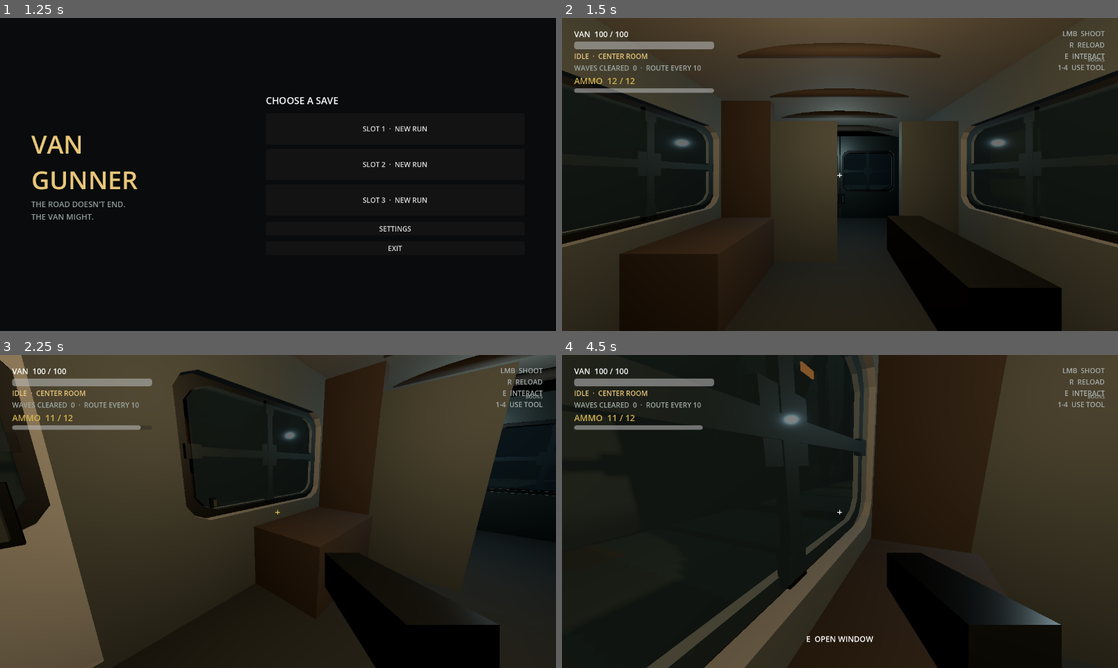
Above: before the commit, frames 1-4 (two rows, left to right).
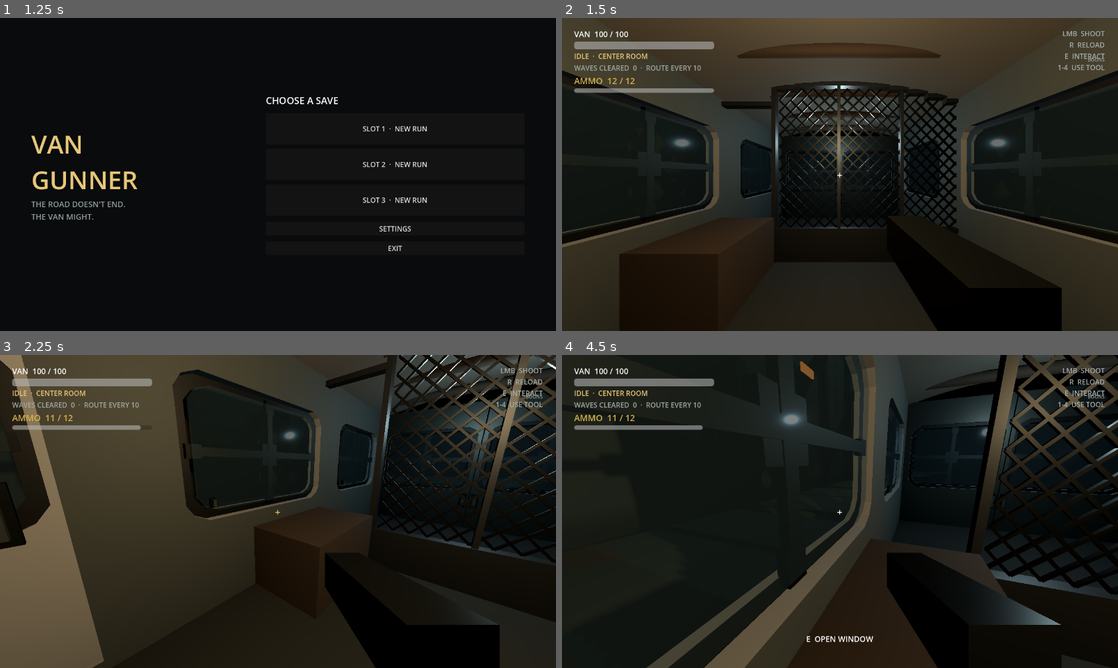
Above: after the commit, the same moments.

Repository: SebastianFreitas/van-gunner
Game: Godot game, scene res://scenes/boot/boot.tscn
The game is run twice, just before and just after one commit, with the same random seed, the same clock (stepped at 60 frames per second) and the same inputs.
Inputs (mouse positions are in pixels of both pictures, inside the frame that each line leads up to):
- Up to frame 1 (1.25 s): tap Enter at 0.5 s; move the mouse to (400, 158) at 0.52 s; hold D (move_right) from 0.53 s (still down); hold E (interact) from 0.53 s (still down)
- Up to frame 2 (1.5 s): release D (move_right) at 1.25 s; release E (interact) at 1.25 s; click "SLOT 1 · NEW RUN" at 1.25 s
- Up to frame 3 (2.25 s): tap Space at 2 s; move the mouse to (250, 511) at 2.02 s; hold W (move_forward) from 2.03 s (still down); click (250, 511) at 2.1 s
- Up to frame 4 (4.5 s): keep holding W (move_forward); move the mouse to (851, 505) at 2.77 s; hold 1 (use_slot_1) 2.78-3.53 s; move the mouse to (834, 517) at 3.52 s; tap 2 (use_slot_2) at 3.6 s; tap Enter at 4.25 s; move the mouse to (878, 514) at 4.27 s; hold 3 (use_slot_3) from 4.28 s (still down)

Frame 1 is identical in both runs. In frame 2, 13% of the frame differs, in the area x 28-72%, y 20-78%; in frame 3, 17%; in frame 4, 28%, in the area x 55-100%, y 0-100%.

Commit message:
Replace the broken mid/rear divider with a metal mesh cargo bulkhead.
Co-authored-by: Cursor <cursoragent@cursor.com>

Diff:
--- a/scenes/van/van.tscn
+++ b/scenes/van/van.tscn
@@ -23,6 +23,7 @@
 [ext_resource type="Script" path="res://scripts/run/van_lighting.gd" id="21"]
 [ext_resource type="PackedScene" path="res://scenes/van/iron_cross.tscn" id="22"]
 [ext_resource type="PackedScene" path="res://scenes/van/van_ceiling.tscn" id="25"]
+[ext_resource type="PackedScene" path="res://scenes/van/van_bulkhead.tscn" id="26"]
 
 [sub_resource type="Environment" id="IndustrialEnvironment"]
 background_mode = 1
@@ -152,12 +153,6 @@
 [sub_resource type="BoxShape3D" id="DoorShape"]
 size = Vector3(1.55, 2.637622, 0.22)
 
-[sub_resource type="BoxMesh" id="PartitionMesh"]
-size = Vector3(1.25, 2.65, 0.16)
-
-[sub_resource type="BoxShape3D" id="PartitionShape"]
-size = Vector3(1.25, 2.65, 0.16)
-
 [sub_resource type="StandardMaterial3D" id="TableMaterial"]
 albedo_color = Color(0.18, 0.13, 0.085, 1)
 roughness = 0.85
@@ -171,18 +166,6 @@
 
 [sub_resource type="BoxShape3D" id="RoomZoneShape"]
 size = Vector3(4.4, 2.6, 1)
-
-[sub_resource type="BoxMesh" id="BoxMesh_5i4qf"]
-size = Vector3(1.0635986, 1, 1)
-
-[sub_resource type="BoxShape3D" id="BoxShape3D_rerjn"]
-size = Vector3(1.1066895, 3.0576782, 0.2064209)
-
-[sub_resource type="BoxMesh" id="BoxMesh_1xds0"]
-size = Vector3(4.5271606, 1.1010742, 1)
-
-[sub_resource type="BoxShape3D" id="BoxShape3D_fn8fd"]
-size = Vector3(4.522949, 0.7055664, 0.12841797)
 
 [node name="Van" type="Node3D" unique_id=843789011]
 script = ExtResource("1")
@@ -1058,25 +1041,7 @@
 transform = Transform3D(1, 0, 0, 0, 1, 0, 0, 0, 1, 0, 0.11881101, 0)
 shape = SubResource("DoorShape")
 
-[node name="RoomDivider" type="StaticBody3D" parent="TravelPath/VanFollow/VanRig/Interior" unique_id=2084282824]
-
-[node name="LeftPanel" type="MeshInstance3D" parent="TravelPath/VanFollow/VanRig/Interior/RoomDivider" unique_id=1600961237]
-transform = Transform3D(1, 0, 0, 0, 1, 0, 0, 0, 1, -1.78, 1.325, 1)
-material_override = SubResource("WallMaterial")
-mesh = SubResource("PartitionMesh")
-
-[node name="LeftCollision" type="CollisionShape3D" parent="TravelPath/VanFollow/VanRig/Interior/RoomDivider" unique_id=1032677916]
-transform = Transform3D(1, 0, 0, 0, 1, 0, 0, 0, 1, -1.78, 1.325, 1)
-shape = SubResource("PartitionShape")
-
-[node name="RightPanel" type="MeshInstance3D" parent="TravelPath/VanFollow/VanRig/Interior/RoomDivider" unique_id=1992595059]
-transform = Transform3D(1, 0, 0, 0, 1, 0, 0, 0, 1, 0.6762023, 1.325, 1)
-material_override = SubResource("WallMaterial")
-mesh = SubResource("PartitionMesh")
-
-[node name="RightCollision" type="CollisionShape3D" parent="TravelPath/VanFollow/VanRig/Interior/RoomDivider" unique_id=1910965099]
-transform = Transform3D(1, 0, 0, 0, 1, 0, 0, 0, 1, 0.6762023, 1.325, 1)
-shape = SubResource("PartitionShape")
+[node name="Bulkhead" parent="TravelPath/VanFollow/VanRig/Interior" instance=ExtResource("26")]
 
 [node name="Props" type="Node3D" parent="TravelPath/VanFollow/VanRig/Interior" unique_id=1487223170]
 
@@ -1116,19 +1081,6 @@
 [node name="Collision" type="CollisionShape3D" parent="TravelPath/VanFollow/VanRig/Interior/RoomZones/BackRoom" unique_id=1978818779]
 transform = Transform3D(1, 0, 0, 0, 1, 0, 0, 0, 3.7, 0, 0, 0)
 shape = SubResource("RoomZoneShape")
-
-[node name="Node3D" type="Node3D" parent="TravelPath/VanFollow/VanRig/Interior" unique_id=974012931]
-
-[node name="Wood Panel" type="StaticBody3D" parent="TravelPath/VanFollow/VanRig/Interior/Node3D" unique_id=1931980597]
-
-[node name="MeshInstance3D" type="MeshInstance3D" parent="TravelPath/VanFollow/VanRig/Interior/Node3D/Wood Panel" unique_id=1316161097]
-transform = Transform3D(1.0407776, 0, 0, 0, 3.0563722, 0, 0, 0, 0.1925863, 1.8461993, 1.5019896, 0.99910617)
-material_override = SubResource("TableMaterial")
-mesh = SubResource("BoxMesh_5i4qf")
-
-[node name="CollisionShape3D" type="CollisionShape3D" parent="TravelPath/VanFollow/VanRig/Interior/Node3D/Wood Panel" unique_id=2093882801]
-transform = Transform3D(1, 0, 0, 0, 1, 0, 0, 0, 1, 1.8457098, 1.5361853, 1.000632)
-shape = SubResource("BoxShape3D_rerjn")
 
 [node name="EnemyContainer" type="Node3D" parent="TravelPath/VanFollow/VanRig" unique_id=431859998]
 
--- /dev/null
+++ b/scenes/van/van_bulkhead.tscn
@@ -0,0 +1,7 @@
+[gd_scene load_steps=2 format=3]
+
+[ext_resource type="Script" path="res://scripts/run/van_bulkhead.gd" id="1"]
+
+[node name="VanBulkhead" type="StaticBody3D"]
+collision_layer = 3
+script = ExtResource("1")
--- /dev/null
+++ b/scripts/run/van_bulkhead.gd
@@ -0,0 +1,253 @@
+class_name VanBulkhead
+extends StaticBody3D
+
+## Mid/rear cargo bulkhead: metal frame + diagonal mesh, side doorway.
+## Local XY is the bulkhead face; +Z faces the rear of the van.
+
+enum OpeningSide { LEFT, RIGHT }
+
+@export var opening_side: OpeningSide = OpeningSide.RIGHT
+@export var van_half_width := 2.36
+@export var opening_width := 1.15
+@export var panel_thickness := 0.12
+@export var frame_depth := 0.16
+@export var frame_thickness := 0.08
+@export var kick_height := 0.55
+@export var edge_height := 3.02
+@export var peak_rise := 0.38
+@export var mesh_spacing := 0.22
+@export var mesh_bar_size := 0.028
+@export var mesh_bar_depth := 0.04
+@export var z_position := 1.0
+@export var rebuild_on_ready := true
+
+var _built := false
+
+
+func _ready() -> void:
+	position.z = z_position
+	if rebuild_on_ready:
+		rebuild()
+
+
+func rebuild() -> void:
+	for child in get_children():
+		child.queue_free()
+	_built = false
+	_build()
+
+
+func _build() -> void:
+	if _built:
+		return
+	_built = true
+
+	var steel := _steel_material()
+	var mesh_mat := _mesh_material()
+
+	var opening_left: float
+	var opening_right: float
+	var panel_left: float
+	var panel_right: float
+
+	if opening_side == OpeningSide.RIGHT:
+		opening_right = van_half_width
+		opening_left = van_half_width - opening_width
+		panel_left = -van_half_width
+		panel_right = opening_left
+	else:
+		opening_left = -van_half_width
+		opening_right = -van_half_width + opening_width
+		panel_left = opening_right
+		panel_right = van_half_width
+
+	var panel_width := panel_right - panel_left
+	var panel_center_x := (panel_left + panel_right) * 0.5
+
+	# Outer wall posts (kiss the side walls).
+	_add_post("LeftWallPost", -van_half_width + frame_thickness * 0.5, steel)
+	_add_post("RightWallPost", van_half_width - frame_thickness * 0.5, steel)
+
+	# Doorway post on the panel edge of the opening.
+	var opening_post_x := (
+		opening_left + frame_thickness * 0.5
+		if opening_side == OpeningSide.RIGHT
+		else opening_right - frame_thickness * 0.5
+	)
+	_add_post("OpeningInnerPost", opening_post_x, steel)
+	# Soft header over the doorway so the opening reads as framed, not a hole.
+	var door_header_y := edge_height - frame_thickness * 0.55
+	_add_box(
+		"DoorHeader",
+		Vector3(opening_width, frame_thickness, frame_depth),
+		Vector3((opening_left + opening_right) * 0.5, door_header_y, 0.0),
+		steel
+	)
+
+	# Solid kick plate across the panel.
+	_add_box(
+		"KickPlate",
+		Vector3(panel_width - frame_thickness * 0.5, kick_height, panel_thickness),
+		Vector3(panel_center_x, kick_height * 0.5, 0.0),
+		steel
+	)
+
+	# Top + bottom rails along the mesh panel.
+	_add_box(
+		"BottomRail",
+		Vector3(panel_width, frame_thickness, frame_depth),
+		Vector3(panel_center_x, kick_height + frame_thickness * 0.5, 0.0),
+		steel
+	)
+
+	# Curved top rail following the vault profile.
+	_add_curved_header(panel_left, panel_right, steel)
+
+	# Vertical mid posts for stiffness.
+	var mid_count := maxi(1, int(panel_width / 1.15))
+	for i in range(1, mid_count):
+		var t := float(i) / float(mid_count)
+		var x := lerpf(panel_left, panel_right, t)
+		_add_panel_post("MidPost_%d" % i, x, steel)
+
+	# Diagonal expanded-metal style netting above the kick plate.
+	_add_diagonal_mesh(panel_left, panel_right, kick_height + frame_thickness, mesh_mat)
+
+	# Collision for the solid panel span (full height).
+	var collision_height := edge_height + peak_rise * 0.35
+	var shape := BoxShape3D.new()
+	shape.size = Vector3(panel_width, collision_height, maxf(panel_thickness, frame_depth))
+	var col := CollisionShape3D.new()
+	col.name = "PanelCollision"
+	col.shape = shape
+	col.position = Vector3(panel_center_x, collision_height * 0.5, 0.0)
+	add_child(col)
+
+
+func _vault_y(x: float) -> float:
+	var half := van_half_width
+	var t := clampf(absf(x) / half, 0.0, 1.0)
+	return edge_height + peak_rise * (1.0 - t * t)
+
+
+func _add_post(node_name: String, x: float, material: Material) -> void:
+	var top := _vault_y(x)
+	_add_box(
+		node_name,
+		Vector3(frame_thickness, top, frame_depth),
+		Vector3(x, top * 0.5, 0.0),
+		material
+	)
+
+
+func _add_panel_post(node_name: String, x: float, material: Material) -> void:
+	var top := _vault_y(x)
+	var height := top - kick_height
+	_add_box(
+		node_name,
+		Vector3(frame_thickness * 0.75, height, frame_depth * 0.85),
+		Vector3(x, kick_height + height * 0.5, 0.0),
+		material
+	)
+
+
+func _add_curved_header(left_x: float, right_x: float, material: Material) -> void:
+	var segments := 10
+	for i in range(segments):
+		var t0 := float(i) / float(segments)
+		var t1 := float(i + 1) / float(segments)
+		var x0 := lerpf(left_x, right_x, t0)
+		var x1 := lerpf(left_x, right_x, t1)
+		var x := (x0 + x1) * 0.5
+		var y := _vault_y(x) - frame_thickness * 0.45
+		var width := absf(x1 - x0) + 0.01
+		_add_box(
+			"TopRail_%d" % i,
+			Vector3(width, frame_thickness, frame_depth),
+			Vector3(x, y, 0.0),
+			material
+		)
+
+
+func _add_diagonal_mesh(left_x: float, right_x: float, bottom_y: float, material: Material) -> void:
+	var inset := frame_thickness * 0.65
+	left_x += inset
+	right_x -= inset
+	bottom_y += inset * 0.35
+	var width := right_x - left_x
+	if width <= 0.08:
+		return
+
+	# Uniform lattice in a bounding rect, then drop segments that poke past the vault.
+	var max_top := _vault_y((left_x + right_x) * 0.5) - frame_thickness - inset * 0.25
+	var cols := maxi(2, int(ceil(width / mesh_spacing)))
+	var rows := maxi(2, int(ceil((max_top - bottom_y) / mesh_spacing)))
+	var cell_w := width / float(cols)
+	var cell_h := (max_top - bottom_y) / float(rows)
+	var index := 0
+
+	for col in range(cols):
+		for row in range(rows):
+			var x0 := left_x + float(col) * cell_w
+			var x1 := x0 + cell_w
+			var y0 := bottom_y + float(row) * cell_h
+			var y1 := y0 + cell_h
+			var limit0 := _vault_y(x0) - frame_thickness - inset * 0.25
+			var limit1 := _vault_y(x1) - frame_thickness - inset * 0.25
+			if y0 < minf(limit0, limit1):
+				if y1 <= minf(limit0, limit1) + 0.03:
+					_add_segment("MeshFwd_%d" % index, Vector3(x0, y0, 0.0), Vector3(x1, y1, 0.0), material)
+					index += 1
+				if y0 <= minf(limit0, limit1) + 0.03:
+					_add_segment("MeshBack_%d" % index, Vector3(x0, y1, 0.0), Vector3(x1, y0, 0.0), material)
+					index += 1
+
+func _add_segment(node_name: String, a: Vector3, b: Vector3, material: Material) -> void:
+	var delta := b - a
+	var length := delta.length()
+	if length < 0.02:
+		return
+	var mid := (a + b) * 0.5
+	var angle := atan2(delta.y, delta.x)
+	_add_box(
+		node_name,
+		Vector3(length, mesh_bar_size, mesh_bar_depth),
+		mid,
+		material,
+		Vector3(0.0, 0.0, angle)
+	)
+
+
+func _add_box(
+	node_name: String,
+	size: Vector3,
+	pos: Vector3,
+	material: Material,
+	euler: Vector3 = Vector3.ZERO
+) -> void:
+	var mesh := BoxMesh.new()
+	mesh.size = size
+	var mi := MeshInstance3D.new()
+	mi.name = node_name
+	mi.mesh = mesh
+	mi.position = pos
+	mi.rotation = euler
+	mi.material_override = material
+	mi.cast_shadow = GeometryInstance3D.SHADOW_CASTING_SETTING_ON
+	add_child(mi)
+
+
+func _steel_material() -> StandardMaterial3D:
+	var mat := StandardMaterial3D.new()
+	mat.albedo_color = Color(0.22, 0.23, 0.24, 1.0)
+	mat.metallic = 0.78
+	mat.roughness = 0.42
+	return mat
+
+
+func _mesh_material() -> StandardMaterial3D:
+	var mat := StandardMaterial3D.new()
+	mat.albedo_color = Color(0.12, 0.125, 0.13, 1.0)
+	mat.metallic = 0.88
+	mat.roughness = 0.38
+	return mat
Not shown, added: scripts/run/van_bulkhead.gd.uid
